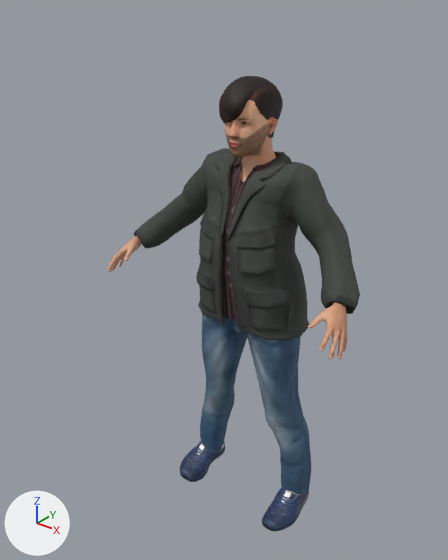
The glTF model public/assets/avatars-ara/ara-m4.glb, before and after one commit.
Both versions are drawn from a 50 mm lens placed at (1.192, -1.69, 1.965), pointed at (-0.058, -0.127, 0.996). The lights are fixed; the arrows at lower left show +X, +Y and +Z. The older version comes first. Vertices at exactly the same position are counted once.

In view in the first picture: 'ara-m4'.
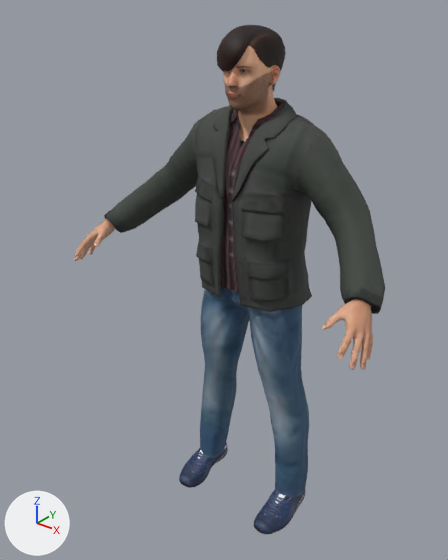
Where the change shows, as pixel boxes [x1, y1, x2, y2] in the pictures (448 x 560 px; the box of a moved part takes in the faces that stretch with it):
'ara-m4', reshaped (22% wider, 12% taller)
    before: [107, 76, 360, 531]
    after: [75, 25, 385, 534]
part 1 of me_ara_m4, moved or reshaped
    before: [107, 236, 142, 272]
    after: [75, 219, 115, 261]
part 2 of me_ara_m4, moved or reshaped
    before: [308, 302, 348, 359]
    after: [322, 299, 373, 370]
part 3 of me_ara_m4, moved or reshaped
    before: [134, 76, 360, 531]
    after: [104, 25, 385, 534]

The change, as a diff of the scene's bpy script:
```diff
--- a/public/assets/avatars-ara/ara-m4.glb.py
+++ b/public/assets/avatars-ara/ara-m4.glb.py
@@ me_ara_m4 @@
 # used by ob_ara_m4; location = (0.0, 0.0, 0.0)
-me_ara_m4.from_pydata(...)  # 20868 vertices, 39938 faces; spans x -0.5..0.5, y -0.32..0.14, z 0.0..1.69
+me_ara_m4.from_pydata(...)  # 20868 vertices, 39938 faces; spans x -0.6..0.6, y -0.39..0.14, z 0.0..1.84
+# me_ara_m4 part 1: the loose piece of 1669 vertices spanning x -0.5..-0.39, y -0.32..-0.14, z 0.96..1.11 is scaled about its middle by 1.2, then moved by (-0.09, -0.05, 0.06)
+# me_ara_m4 part 2: the loose piece of 1669 vertices spanning x 0.39..0.5, y -0.32..-0.14, z 0.96..1.11 is scaled about its middle by 1.2, then moved by (0.09, -0.05, 0.06)
+# me_ara_m4 part 3: 13930 of 20868 vertices moved; they spanned x -0.47..0.47, y -0.2..0.14, z 0.0..1.69 and now span x -0.57..0.57, y -0.26..0.14, z 0.0..1.84; mean shift (0.0, -0.01, 0.12); largest move (0.0, 0.04, 1.44) -> (0.0, 0.04, 1.62)
+# other edits to the shape of me_ara_m4 do not show in these pictures
 me_ara_m4.materials.append(mat_skin)
```
